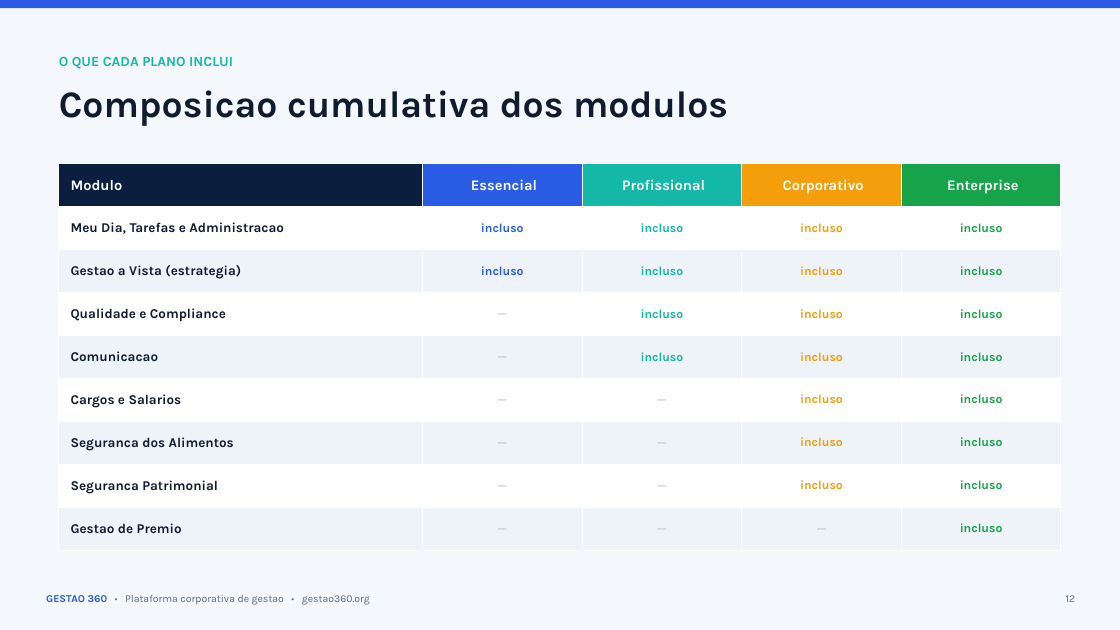
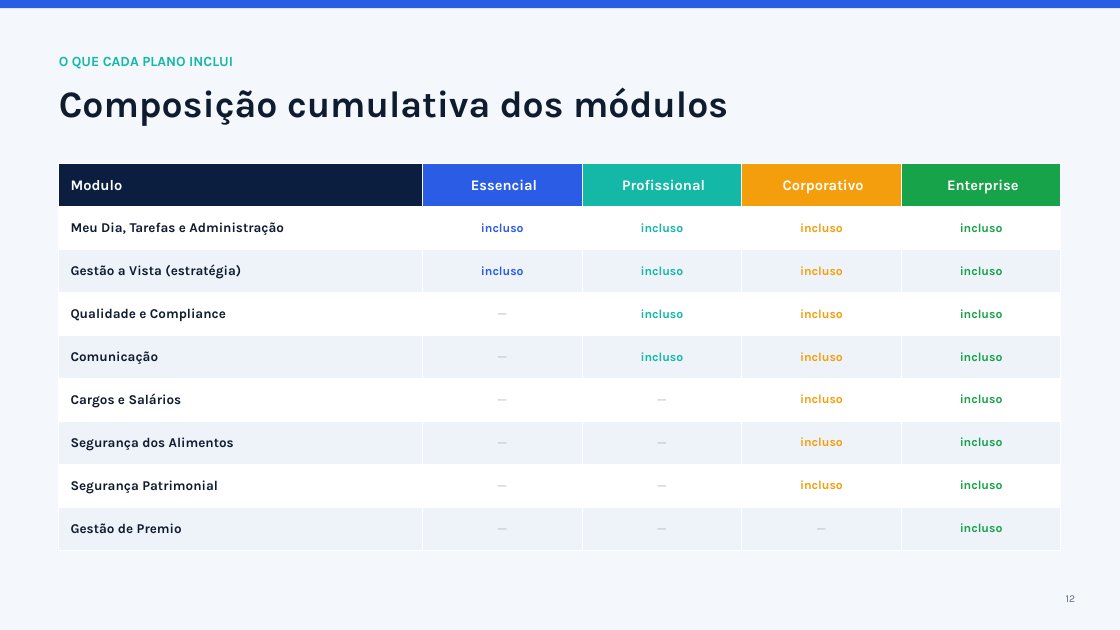
Before and after one commit to aldemirfidelis/gestao-360-indicadores, a slide deck: slide 12 of docs/Apresentacao-Gestao360-Comercial.pptx. Drawn at 1120x630 pixels with LibreOffice and Linux fonts; fonts in the diff are those of the drawing. Boxes give left, top, right and bottom in pixels: in the first picture for what was removed or moved away, otherwise in the second. Text is boxed around its words. In the diff, an @@ line names an element or a change of style, - is before the commit and + after.

```diff
--- a/docs/Apresentacao-Gestao360-Comercial.pptx
+++ b/docs/Apresentacao-Gestao360-Comercial.pptx
@@ text at <box>59,87,728,126</box>: text changed @@
-Composicao cumulativa dos modulos
+Composição cumulativa dos módulos
@@ table at <box>59,164,1061,550</box> @@
-row 2, column 1: Meu Dia, Tarefas e Administracao
+row 2, column 1: Meu Dia, Tarefas e Administração
-row 3, column 1: Gestao a Vista (estrategia)
+row 3, column 1: Gestão a Vista (estratégia)
-row 5, column 1: Comunicacao
+row 5, column 1: Comunicação
-row 6, column 1: Cargos e Salarios
+row 6, column 1: Cargos e Salários
-row 7, column 1: Seguranca dos Alimentos
+row 7, column 1: Segurança dos Alimentos
-row 8, column 1: Seguranca Patrimonial
+row 8, column 1: Segurança Patrimonial
-row 9, column 1: Gestao de Premio
+row 9, column 1: Gestão de Premio
@@ text removed at <box>46,595,370,605</box> @@
-GESTAO 360 • Plataforma corporativa de gestao • gestao360.org
```
Also in this commit, not shown: 12 other slides changed.
